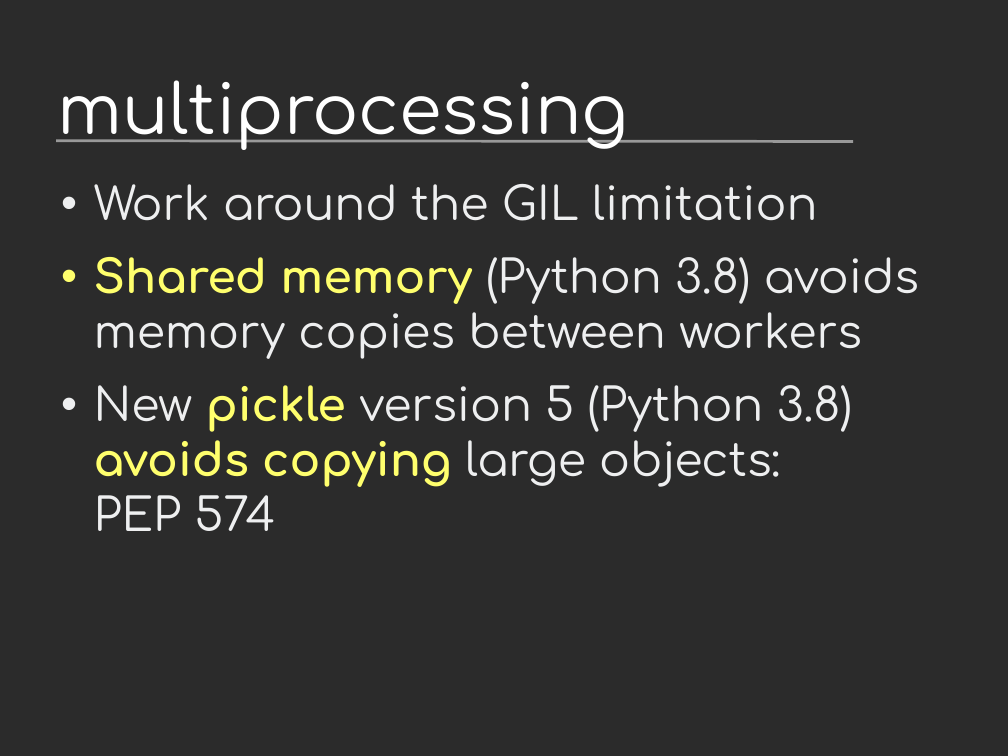
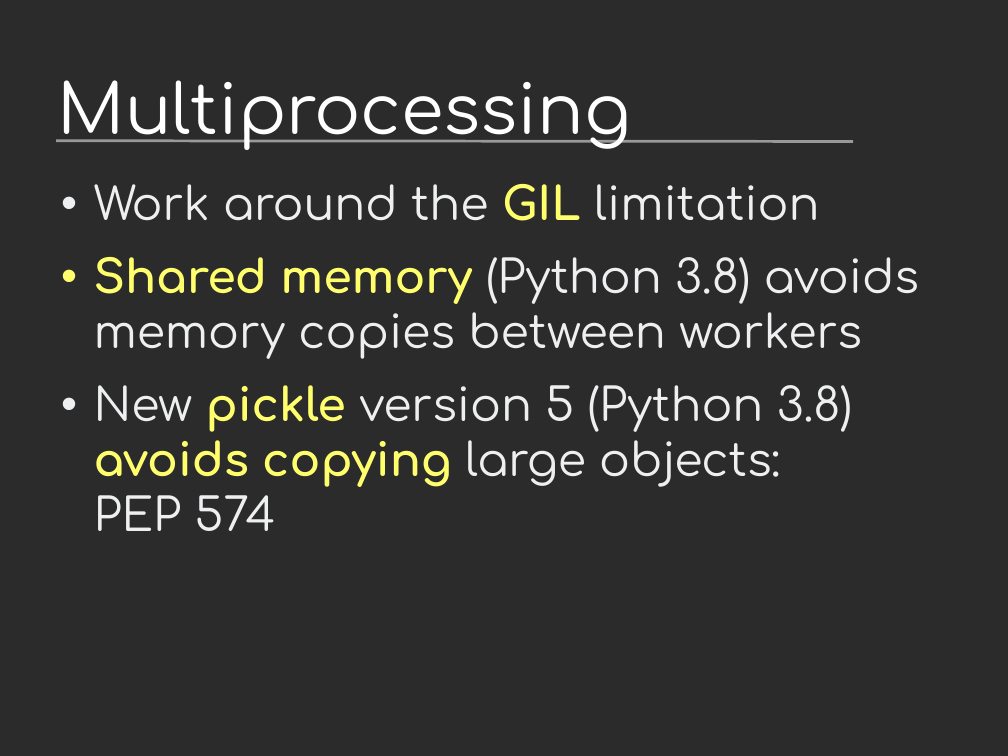
Before and after one commit to vstinner/talks, a slide deck: slide 19 of 2019-EuroPython/python_performance.odp (slide 18 before the commit). Drawn at 1008x756 pixels with LibreOffice and Linux fonts; fonts in the diff are those of the drawing; background and template pictures are left out; a plain dark background stands for a picture behind light text. Boxes give left, top, right and bottom in pixels: in the first picture for what was removed or moved away, otherwise in the second. Text is boxed around its words. In the diff, an @@ line names an element or a change of style, - is before the commit and + after.

```diff
--- a/2019-EuroPython/python_performance.odp
+++ b/2019-EuroPython/python_performance.odp
@@ title at (x1=58, y1=80, x2=631, y2=150): text changed @@
-multiprocessing
+Multiprocessing
@@ text at (x1=94, y1=184, x2=819, y2=221): text colour #EEEFF0 to #FFFF6D, bold on in "GIL" @@
```
Also in this commit, not shown: 19 other slides changed, 6 slides added, 1 other file.
